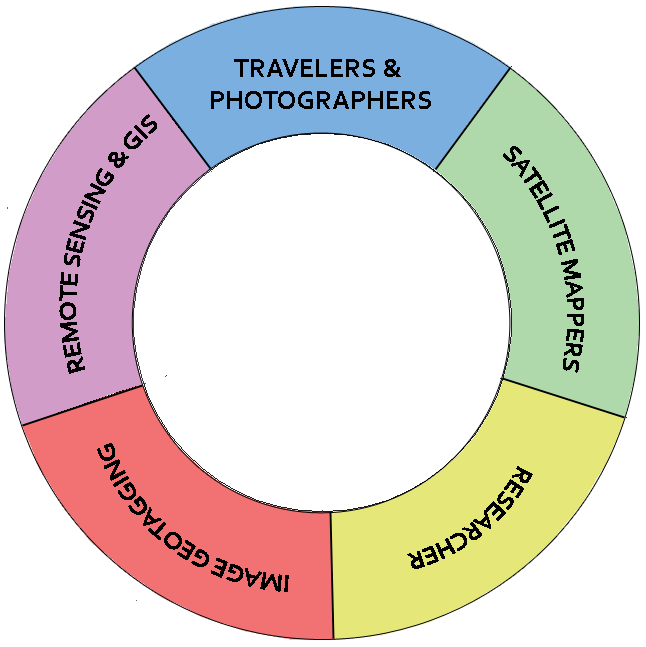
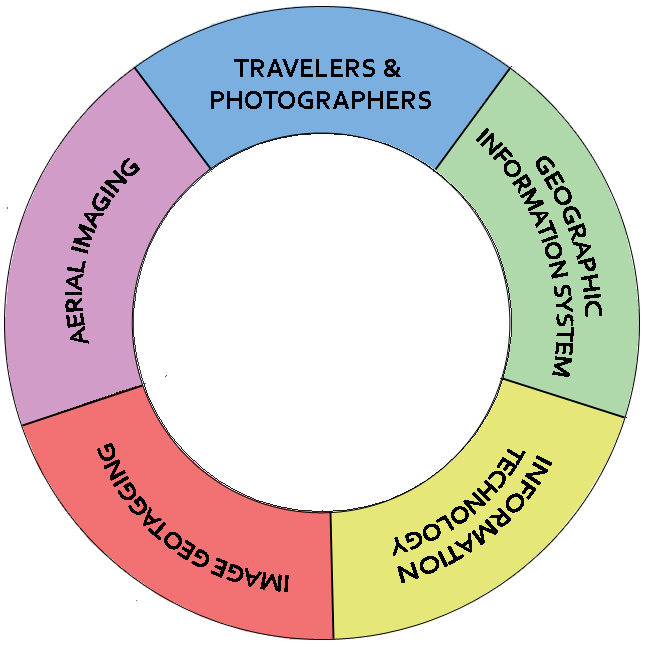
Layered file, before and after one edit (w=646, h=647). Changes by layer:
renamed "RESEARCHER" to "INFORMATION TECHNOLOGY", painted on it over [393, 449, 552, 583]
renamed "SATELLITE MAPPERS" to "GEOGRAPHIC INFORMATION SYSTEM", painted on it over [476, 128, 602, 377]
renamed "REMOTE SENSING & GIS" to "AERIAL IMAGING", painted on it over [59, 114, 157, 374]
